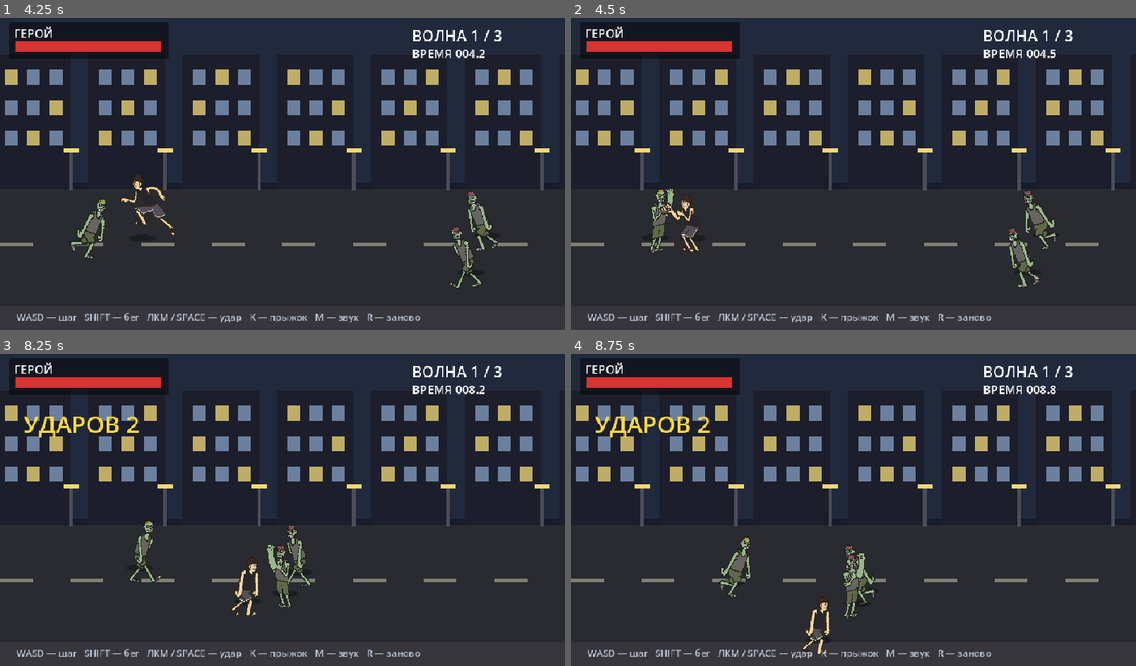
Above: before the commit, frames 1-4 (two rows, left to right).
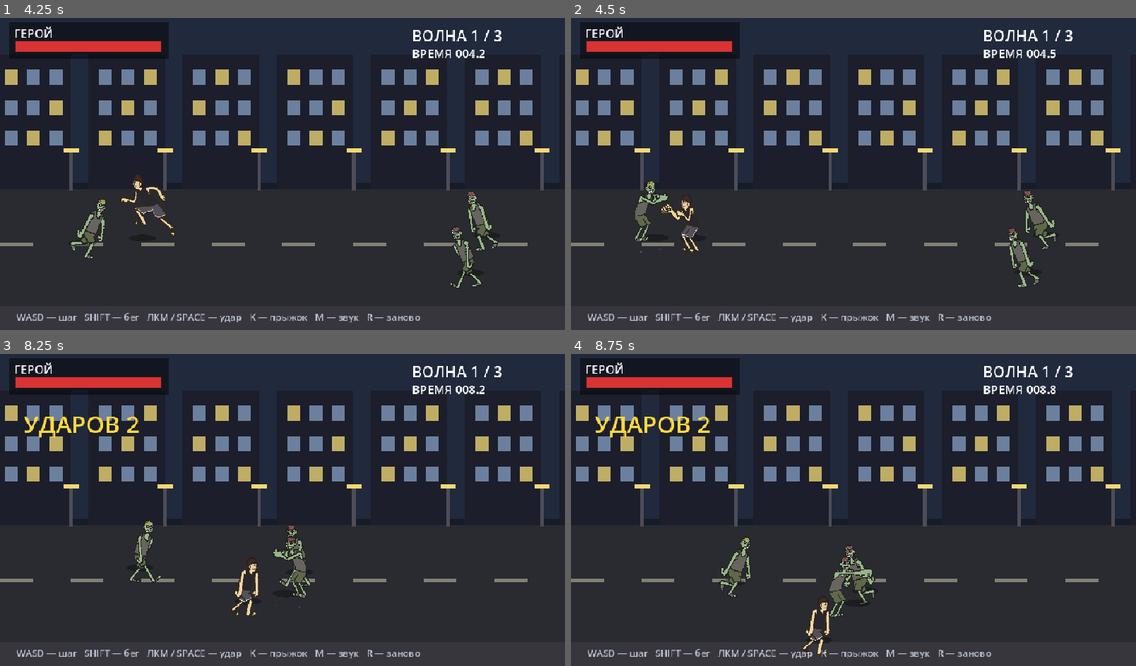
Above: after the commit, the same moments.

Repository: Kirtus228/zombie-beat
Game: Godot game, scene res://main.tscn
Two runs of this game, one before a commit and one after it. Both use one fixed random seed, a clock stepped at 60 frames per second and the inputs below. Sound files missing from this copy of the repository are replaced by a short silence.
Inputs (mouse positions are in pixels of both pictures, inside the frame that each line leads up to):
- Up to frame 1 (4.25 s): tap Enter at 0.5 s; move the mouse to (406, 155) at 0.52 s; hold D (move_right) 0.53-1.28 s; click (406, 155) at 0.6 s; tap K (jump) at 0.77, 1.52, 3.02, 3.77 s; move the mouse to (169, 186) at 1.27 s; hold S (move_down) 1.28-2.03 s; tap Shift (run) at 1.35 s; move the mouse to (339, 102) at 2.02 s; hold D (move_right) 2.03-2.78 s; tap Space at 2.1 s; move the mouse to (254, 236) at 2.77 s; hold W (move_up) 2.78-3.53 s; click (254, 236) at 2.85 s; move the mouse to (452, 217) at 3.52 s; hold A (move_left) from 3.53 s (still down); hold Shift (run) from 3.53 s (still down)
- Up to frame 2 (4.5 s): keep holding A (move_left); move the mouse to (684, 124) at 4.27 s; release Shift (run) at 4.28 s; tap Space at 4.35 s
- Up to frame 3 (8.25 s): tap K (jump) at 4.52, 6.02, 6.77, 7.52 s; move the mouse to (310, 506) at 5.02 s; release A (move_left) at 5.03 s; hold S (move_down) 5.03-5.78 s; click (310, 506) at 5.1 s; move the mouse to (197, 428) at 5.77 s; hold D (move_right) 5.78-6.53 s; tap Shift (run) at 5.85 s; move the mouse to (406, 491) at 6.52 s; hold W (move_up) 6.53-7.28 s; tap Space at 6.6 s; move the mouse to (169, 522) at 7.27 s; hold D (move_right) 7.28-8.03 s; click (169, 522) at 7.35 s; move the mouse to (339, 438) at 8.02 s; hold S (move_down) from 8.03 s (still down); hold Shift (run) from 8.03 s (still down)
- Up to frame 4 (8.75 s): keep holding S (move_down); keep holding Shift (run)

Frame 1 is identical in both runs. In frame 2, 0.5% of the frame differs, in the area x 11-19%, y 52-76%; in frame 3, 0.6%, in the area x 47-55%, y 58-82%; in frame 4, 0.5%.

Commit message:
zombies: pak punch frames, fist replaced by the pak's claw hand from falling; slash streaks back to the top-down version; stale strike tests updated

Diff:
--- a/scripts/fighter.gd
+++ b/scripts/fighter.gd
@@ -14,21 +14,21 @@
 const SPRITE_SCALE := 0.62
 const CELL_FEET := 107.5 # от центра кадра до ступней, px
 const PUNCH_HOLD := 0.34
-# Удар зомби — сверху вниз, когтями, а не кулаком вперёд как у героя-боксёра.
-# Только кадры пака: рука с раскрытыми пальцами вверху (punch1_0), свал корпусом
-# вниз с разведёнными когтями (falling), возврат в стойку (punch2_1).
-# Кулака в этой цепочке нет ни в одном кадре.
-# Сверху-вниз добавляет не только кадр: корпус отклоняется НАЗАД на замахе и
-# падает ВПЕРЁД на ударе (PITCH_*), поэтому рука идёт дугой сверху.
-const Z_ATK_FRAMES: Array[String] = ["claw_wind", "claw_wind", "claw_go", "claw_go", "claw_go", "claw_back"]
-const Z_CONTACT_FRAME := "claw_go"   # кадр, на котором когти достают цель
+# Удар зомби — рука МОДЕЛИ вытягивается вперёд (кадры пака punch1_0 -> punch1_1, замечание Кирилла 21.11).
+# Никаких дорисованных конечностей: рука, плечо и кисть — пиксели пака, поэтому
+# силуэт цельный. Направление удара — вперёд, сверху вниз зомби не бьёт.
+# Кисть в этих кадрах закрыта (в паке прямой руки с раскрытыми пальцами нет).
+# Корпус не наклоняем: наклон ломает силуэт руки в ударе, поэтому
+# Z_PITCH_FRONT и Z_PITCH_BACK держим в нуле.
+const Z_ATK_FRAMES: Array[String] = ["punch1_0", "punch1_1", "punch1_1", "punch1_0"]
+const Z_CONTACT_FRAME := "punch1_1"   # кадр, на котором рука достаёт цель
 const Z_ATK_FPS := 10.0
 const Z_ATK_HOLD := 0.6        # длина всей анимации удара, с
 const Z_CONTACT_T := 0.2       # момент касания внутри удара: на нём включается урон
 const Z_LUNGE := 22.0          # рывок корпуса к цели, px
 const Z_PITCH_BACK := 0.0      # назад не откидываемся: рука уходит вниз сама
-const Z_PITCH_FRONT := 6.0     # лёгкий свал вперёд на ударе, градусы
-const Z_READY_FRAME := "claw_wind"
+const Z_PITCH_FRONT := 0.0     # корпус не наклоняем: наклон ломает силуэт руки в ударе
+const Z_READY_FRAME := "punch1_0"   # рука пака: согнута у груди, без замаха над головой
 const Z_WALK_FPS := 6.5             # походка зомби медленнее человеческой (у героя 12)
 const JUMP_TIME := 0.52    # прыжок: время в воздухе
 const JUMP_H := 58.0       # высота дуги прыжка, px
--- a/tools/test_controls.gd
+++ b/tools/test_controls.gd
@@ -57,13 +57,13 @@
 			airy = true
 	ok(not airy, "в z_atk нет кадров прыжка (обе ноги на земле)")
 
-	# удар идёт сверху вниз: на замахе рука вверху, на касании — свал вниз
-	ok(String(enemy.Z_READY_FRAME) == "claw_wind", "замах — рука поднята с раскрытыми когтями")
-	ok(String(enemy.Z_CONTACT_FRAME) == "claw_go", "удар — когти идут вниз-вперёд")
+	# удар собран из кадров пака: на замахе рука отведена, на касании выброшена вперёд
+	ok(String(enemy.Z_READY_FRAME) == "punch1_0", "замах — рука отведена (кадр пака punch1_0)")
+	ok(String(enemy.Z_CONTACT_FRAME) == "punch1_1", "удар — рука выброшена вперёд (кадр пака punch1_1)")
 	ok(enemy.Z_CONTACT_T > 0.0 and enemy.Z_CONTACT_T < enemy.Z_ATK_HOLD, "касание внутри удара: %.2f < %.2f" % [enemy.Z_CONTACT_T, enemy.Z_ATK_HOLD])
 	var contact_idx := int(enemy.Z_CONTACT_T * enemy.Z_ATK_FPS)
 	ok(String(enemy.Z_ATK_FRAMES[contact_idx]) == String(enemy.Z_CONTACT_FRAME), "в момент касания в кадре свал вниз (кадр %d = %s)" % [contact_idx, enemy.Z_CONTACT_FRAME])
-	ok(enemy.Z_PITCH_BACK == 0.0 and enemy.Z_PITCH_FRONT > 0.0, "корпус назад не откидывается, только лёгкий свал вперёд")
+	ok(enemy.Z_PITCH_BACK == 0.0 and enemy.Z_PITCH_FRONT == 0.0, "корпус не откидывается и не наклоняется: движение целиком в кадрах пака")
 	# удар не мелькает: покадрово видно и замах, и касание
 	ok(enemy.Z_ATK_HOLD >= 0.5, "удар не мелькает: %.2f с" % enemy.Z_ATK_HOLD)
 	# шаг зомби медленнее человеческого
Binary file changed: assets/zombie/punch1_1.png
Not shown, changed: PLAN.md
